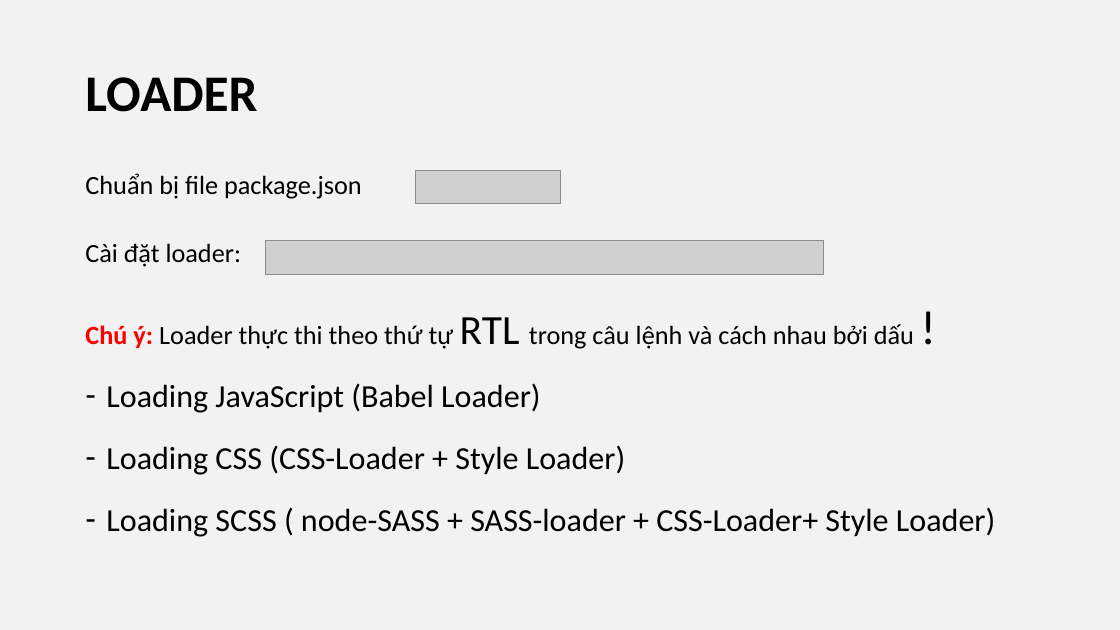
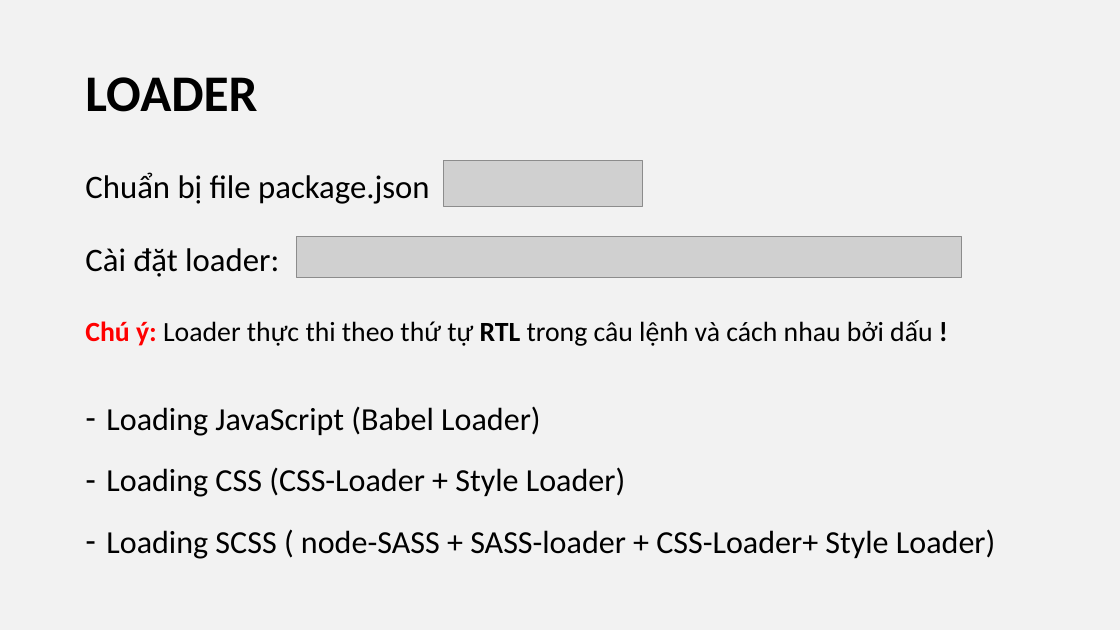
Before and after one commit to UDPT-2017/seminar-webpack-1412193-1412169, a slide deck: slide 7 of Sildewebpack.pptx. Drawn at 1120x630 pixels with LibreOffice and Linux fonts; fonts in the diff are those of the drawing; grey boxes stand for pictures. Boxes give left, top, right and bottom in pixels: in the first picture for what was removed or moved away, otherwise in the second. Text is boxed around its words. In the diff, an @@ line names an element or a change of style, - is before the commit and + after.

```diff
--- a/Sildewebpack.pptx
+++ b/Sildewebpack.pptx
@@ text at [85,172,932,346]: size 22.5 to 28.1 pt in "Chuẩn bị file package.json", "Cài đặt loader:"; size 22.5 to 23.8 pt in "Chú ý: Loader thực thi theo thứ ..."; size 35.6 to 23.8 pt in "RTL"; size 41.2 to 23.8 pt in "!"; bold on in "RTL !" @@
@@ picture: place and size @@
-picture at [416,171,560,204]
+picture at [444,160,643,207]
@@ picture: place and size @@
-picture at [266,241,824,276]
+picture at [297,236,961,276]
```
Also in this commit, not shown: 11 other slides changed.
